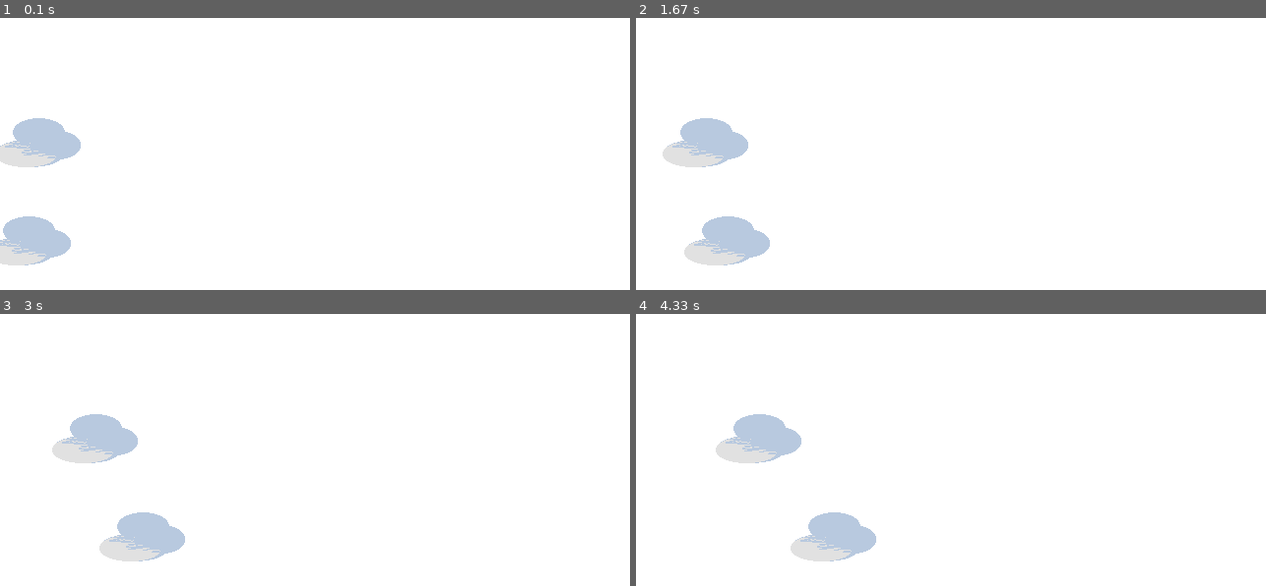
Above: before the commit, frames 1-4 (two rows, left to right).
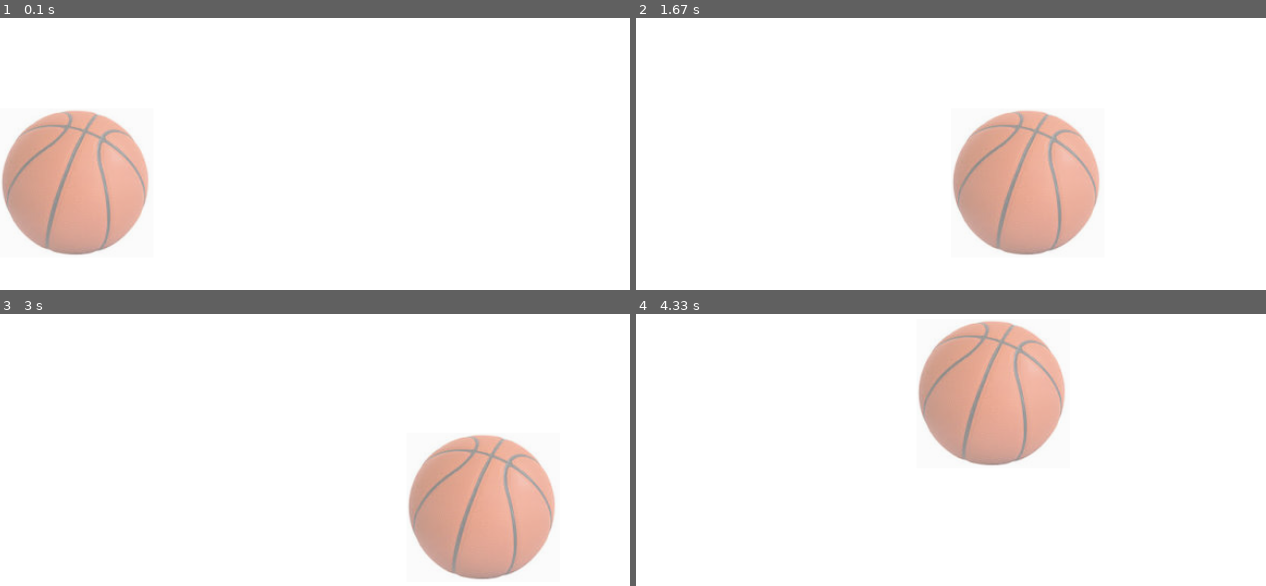
Above: after the commit, the same moments.

Repository: afalkovskiy/pygames
Game: pygame game, started from blitImage2.py
Same seed, same stepped clock (60 frames per second), same inputs: the game is played once before the commit and once after it.
Inputs:
- Up to frame 1 (0.1 s): no input
- Up to frame 2 (1.67 s): no input
- Up to frame 3 (3 s): no input
- Up to frame 4 (4.33 s): no input

The runs differ from the first frame. In frame 1, 11% of the frame differs, in the area x 0-24%, y 33-91%; in frame 2, 13%, in the area x 4-74%, y 33-91%; in frame 3, 13%; in frame 4, 13%.

Commit message:
Add files via upload

Diff:
--- a/blitImage2.py
+++ b/blitImage2.py
@@ -1,8 +1,9 @@
 import pygame
 import random
 from pygame.locals import*
-# img = pygame.image.load('minyon.bmp')
-img = pygame.image.load('clouds2.bmp')
+img = pygame.image.load('minyon.bmp')
+img = pygame.image.load('ball.png')
+# img = pygame.image.load('clouds2.bmp')
 img.set_alpha(128)
 # img=pygame.transform.rotate(img, -45)
 # img=pygame.transform.rotozoom(img, -45, 1.5)
@@ -20,16 +21,16 @@
     screen.fill((white))
 
     screen.blit(img,(x,y))
-    screen.blit(img,(x*2,y+100))
-    x = x + 2
+    # screen.blit(img,(x*2,y+100))
+    x = x + 10
 
     for event in pygame.event.get():
         if event.type == pygame.QUIT:
             running = 0
 
-    if x>600:
+    if x>500:
         x = random.randint(100, 500)
-        y = random.randint(-100, 0)
+        y = random.randint(0, 200)
 
     pygame.display.flip()
-    pygame.time.wait(100)
+    pygame.time.wait(50)
--- /dev/null
+++ b/rainCircles3.py
@@ -0,0 +1,36 @@
+import pygame
+import random
+
+y = 0
+screen = pygame.display.set_mode((600, 600))
+pygame.display.set_caption('Rain circles 3')
+running = 1
+x1 = random.randint(100, 500)
+y1 = random.randint(100, 500)
+x2 = random.randint(100, 500)
+y2 = random.randint(100, 500)
+r1 = 10
+r2 = 10
+frameNumber = 0
+while running:
+    frameNumber = frameNumber + 1
+
+    if frameNumber==20:
+        x1 = random.randint(100, 500)
+        y1 = random.randint(100, 500)
+        r1 = 10
+
+    screen.fill((255, 255, 255))
+    for event in pygame.event.get():
+        if event.type == pygame.QUIT:
+            running = 0
+
+    # pygame.draw.line(screen, (255, 255, 255), (x, y), (x, y + 10))
+    pygame.draw.circle(screen, (120, 120, 150), (x1, y1), r1, width=5)
+    pygame.draw.circle(screen, (120, 120, 150), (x2, y2), r2, width=5)
+    r1 += 2
+    r2 += 2
+    # pygame.display.update()
+    pygame.display.flip()
+    pygame.time.wait(100)
+    screen.fill(pygame.Color("black"))
--- /dev/null
+++ b/rainCircles4.py
@@ -0,0 +1,76 @@
+import pygame
+import random
+
+y = 0
+screen = pygame.display.set_mode((600, 600))
+pygame.display.set_caption('Rain circles 3')
+running = 1
+x1 = random.randint(100, 500)
+y1 = random.randint(100, 500)
+x2 = random.randint(100, 500)
+y2 = random.randint(100, 500)
+r1 = 10
+r2 = 10
+frameNumber = 0
+
+nCircles = 20
+circleArr = []
+
+class rainCircle:
+    def __init__(self, x, y, r, t):
+        self.x = x
+        self.y = y
+        self.r = r
+        self.t = t
+
+c3 = rainCircle(random.randint(100, 500), random.randint(100, 500), 10, random.randint(10, 50) )
+print(c3.x, c3.y, c3.r, c3.t)
+
+for i in range(nCircles):
+    ci = rainCircle(random.randint(100, 500), random.randint(100, 500), random.randint(5,20), random.randint(2, 100))
+    circleArr.append(ci)
+
+for ci in circleArr:
+    print(ci.x, ci.y, ci.r, ci.t)
+
+
+while running:
+    screen.fill((255, 255, 255))
+    for event in pygame.event.get():
+        if event.type == pygame.QUIT:
+            running = 0
+
+    frameNumber = frameNumber + 1
+
+    if frameNumber>200:
+        frameNumber=200
+
+    # if frameNumber==20:
+    #     x1 = random.randint(100, 500)
+    #     y1 = random.randint(100, 500)
+    #     r1 = 10
+
+    # pygame.draw.circle(screen, (120, 120, 150), (x1, y1), r1, width=5)
+    # r1 += 2
+
+    for ci in circleArr:
+        xi = ci.x
+        yi = ci.y
+        ri = ci.r
+        ri +=2
+        ci.r += 2
+        ti = ci.t
+        ci.t +=1
+
+        if frameNumber > ti:
+            pygame.draw.circle(screen, (120, 120, 150), (xi, yi), ri, width=5)
+
+        if ri>100:
+            ci.x = random.randint(100, 500)
+            ci.y = random.randint(100, 500)
+            ci.r = 10
+            ci.t = random.randint(2, 100)
+
+
+    pygame.display.flip()
+    pygame.time.wait(100)
Binary file added: ball.png
